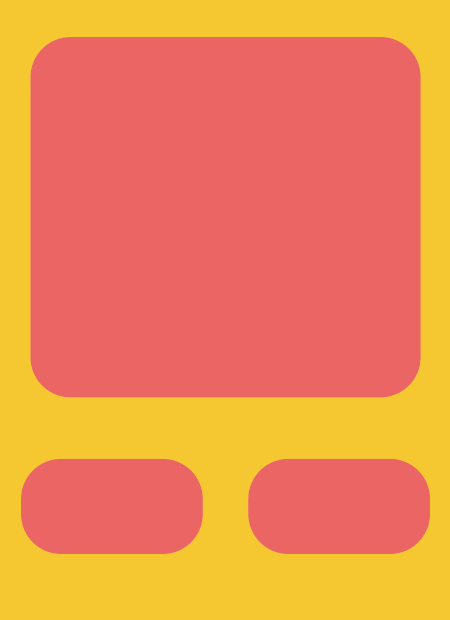
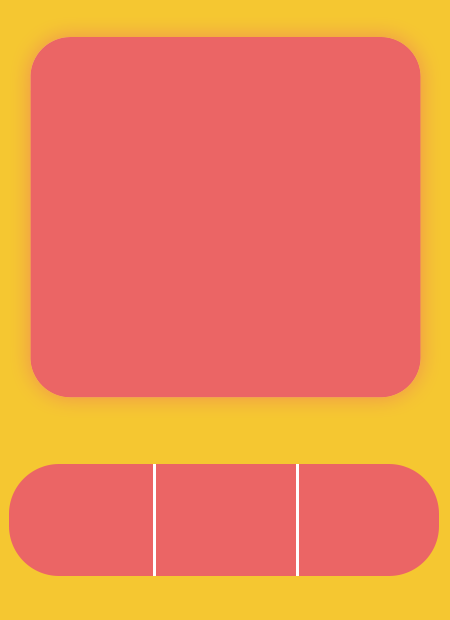
Layer changes from the first 450x620 image to the second:
added layer "Shape 1 copy" above "Rounded Rectangle 1" over bbox(153, 464, 299, 576)
added layer "Rounded Rectangle 1" above "Rounded Rectangle 1 copy 2" over bbox(9, 464, 439, 576)
painted on "Rounded Rectangle 1 copy 2" over bbox(21, 458, 430, 554)
